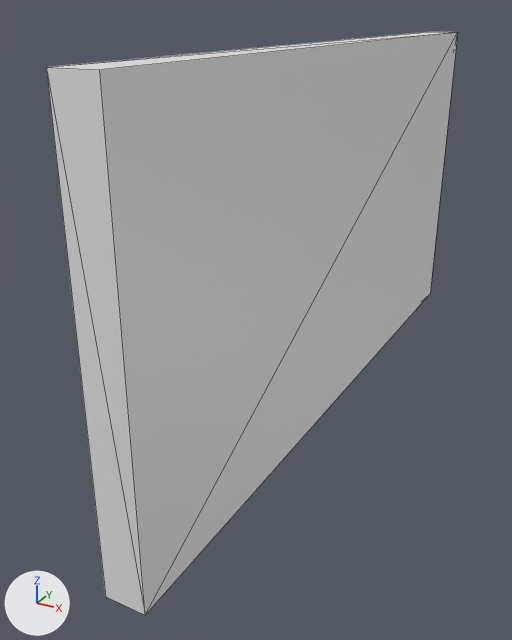
The glTF model assets/parts/stock/hana_roadster/hana_roadster_door_right.glb as it was, and as the next commit left it.
The view is the same before and after, from a camera (50 mm lens) standing at (0.488, -0.489, 0.352) and looking at (-0.041, 0.474, -0.129). The lights are fixed; the arrows at lower left show +X, +Y and +Z. The first picture is the older version. Mesh edges are drawn as thin lines. Materials are left out; every surface is plain grey. Vertices at exactly the same position are counted once.

In view in the first picture: 'hana_roadster_door_right'.
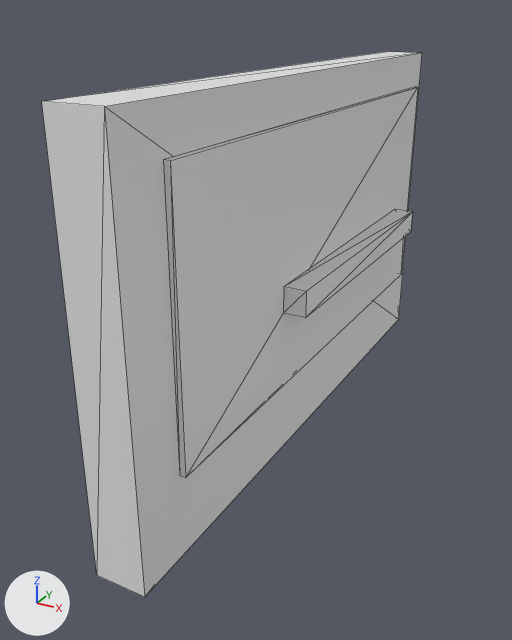
What differs and where, as boxes [x1, y1, x2, y2] in the pictures (512 x 640 px):
'hana_roadster_door_right', reshaped (8% narrower, 7% shorter)
    before: [46, 32, 458, 615]
    after: [42, 52, 422, 597]

The edits, one by one:
me_panel_door_right is used by ob_hana_roadster_door_right; location (0.0, 0.0, 0.0).
me_panel_door_right had 8 vertices, 12 faces and spanned x 0.01..0.07, y 0.0..1.18, z -0.305..0.305.
me_panel_door_right now has 32 vertices, 48 faces and spans x -0.012..0.115, y 0.0..0.921, z -0.275..0.276.
me_panel_door_right part 1: the whole mesh is rebuilt.
